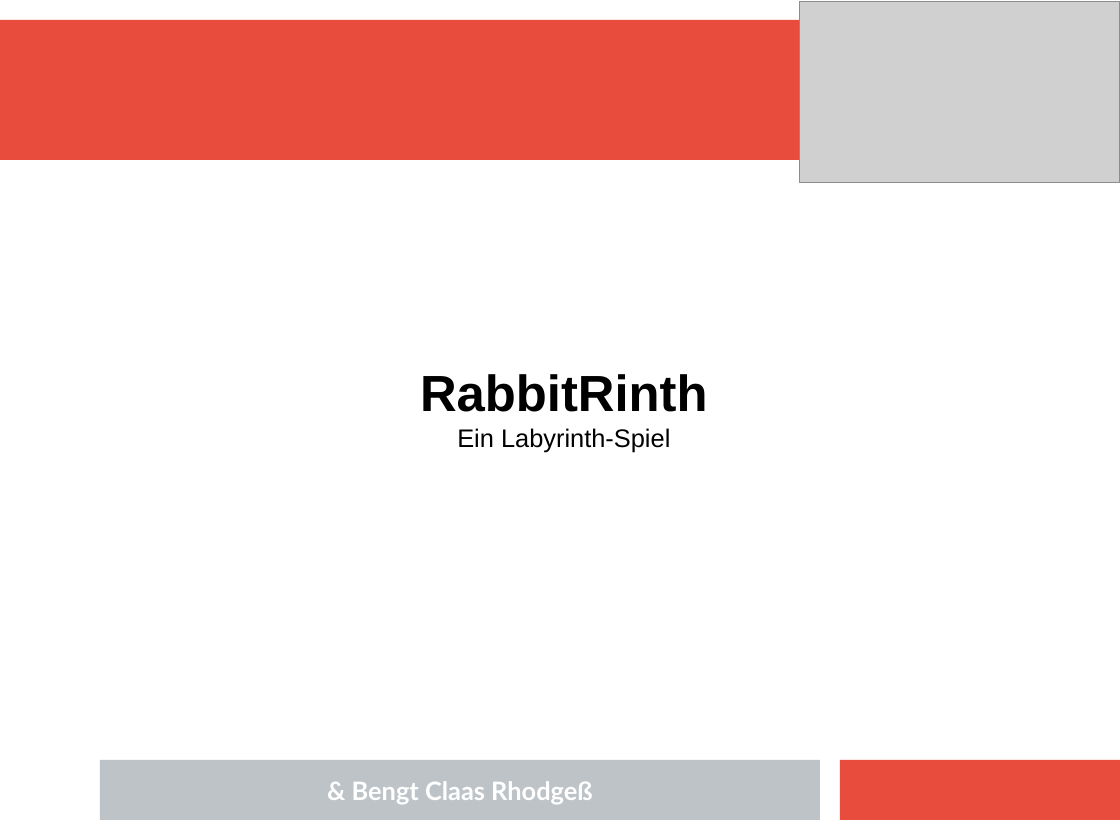
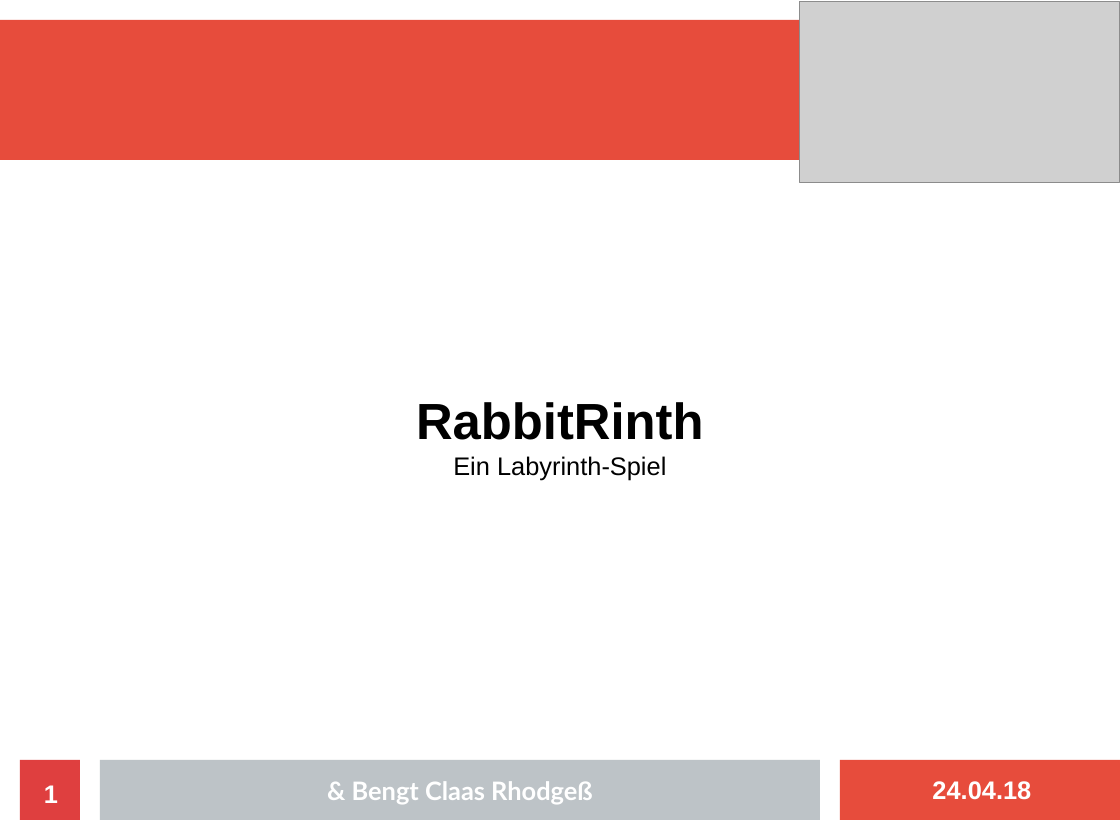
Before and after one commit to kodehat/webtech, a slide deck: slide 1 of doc/Präsentation/RabbitRinth.odp. Drawn at 1120x840 pixels with LibreOffice and Linux fonts; fonts in the diff are those of the drawing; grey boxes stand for pictures. Boxes give left, top, right and bottom in pixels: in the first picture for what was removed or moved away, otherwise in the second. Text is boxed around its words. In the diff, an @@ line names an element or a change of style, - is before the commit and + after.

```diff
--- a/doc/Präsentation/RabbitRinth.odp
+++ b/doc/Präsentation/RabbitRinth.odp
@@ text "RabbitRinth": place and size @@
-text "RabbitRinth" at (420, 374, 708, 452)
+text "RabbitRinth" at (416, 402, 704, 480)
@@ rectangle added at (20, 760, 60, 820), fill #FFFFFF @@
@@ rectangle added at (20, 760, 80, 820), fill #DF3F3F @@
@@ page number added at (44, 785, 58, 803), 18 pt, text #FFFFFF, bold @@
+1
@@ text added at (932, 781, 1031, 800), 18 pt, text #FFFFFF, bold @@
+24.04.18
```
Also in this commit, not shown: 5 slides added, 1 slide removed, 3 other files.
